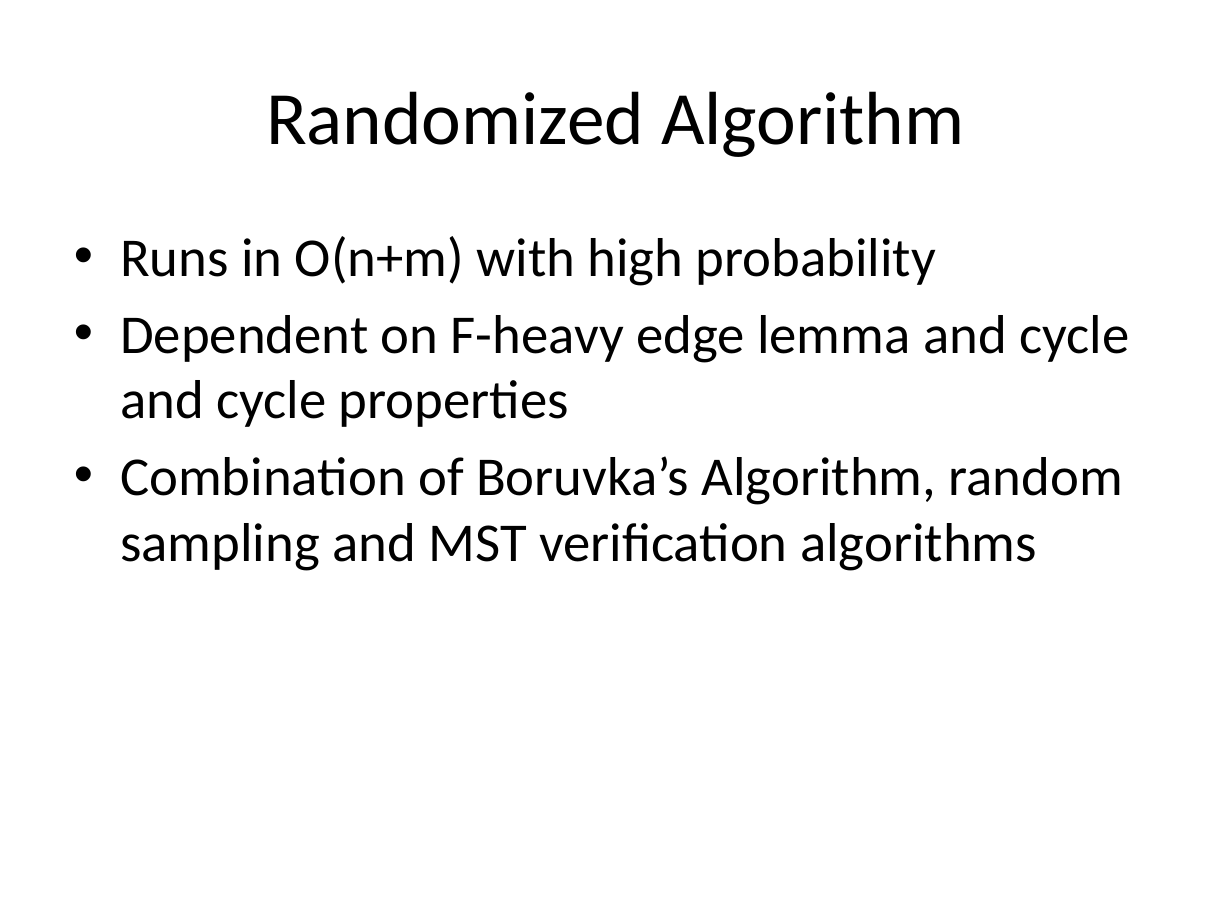
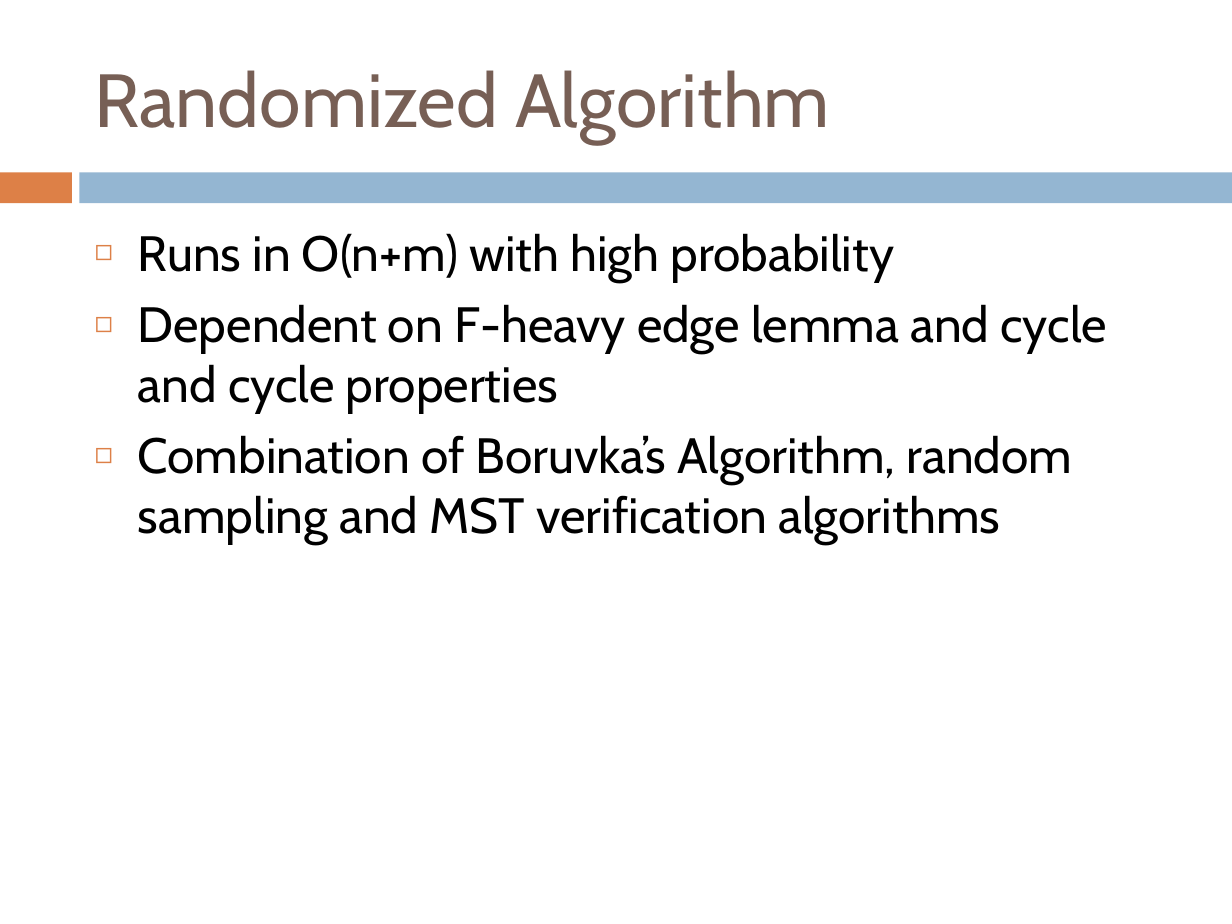
Before and after one commit to Robert-Emerson/6161_final, a slide deck: slide 2 of presentation.pptx. Drawn at 1232x924 pixels with LibreOffice and Linux fonts; fonts in the diff are those of the drawing. Boxes give left, top, right and bottom in pixels: in the first picture for what was removed or moved away, otherwise in the second. Text is boxed around its words. In the diff, an @@ line names an element or a change of style, - is before the commit and + after.

```diff
--- a/presentation.pptx
+++ b/presentation.pptx
@@ title "Randomized Algorithm": place and size @@
-title "Randomized Algorithm" at [266, 91, 965, 157]
+title "Randomized Algorithm" at [95, 70, 830, 143]
@@ title "Randomized Algorithm" at [95, 70, 830, 143]: font Calibri to Cabin, text colour #000000 to #775F55; alignment centre to left @@
@@ rectangle added at [0, 172, 71, 203], fill #DD8047 @@
@@ rectangle added at [80, 172, 1232, 203], fill #94B6D2 @@
@@ text "Runs in O(n+m) with high ...": place and size @@
-text "Runs in O(n+m) with high ..." at [120, 236, 1129, 571]
+text "Runs in O(n+m) with high ..." at [138, 233, 1107, 544]
@@ text "Runs in O(n+m) with high ..." at [138, 233, 1107, 544]: size 32 to 29 pt, font Calibri to Cabin; bullet • to ◻ @@
```
Also in this commit, not shown: 3 other slides changed, 2 slides added.
